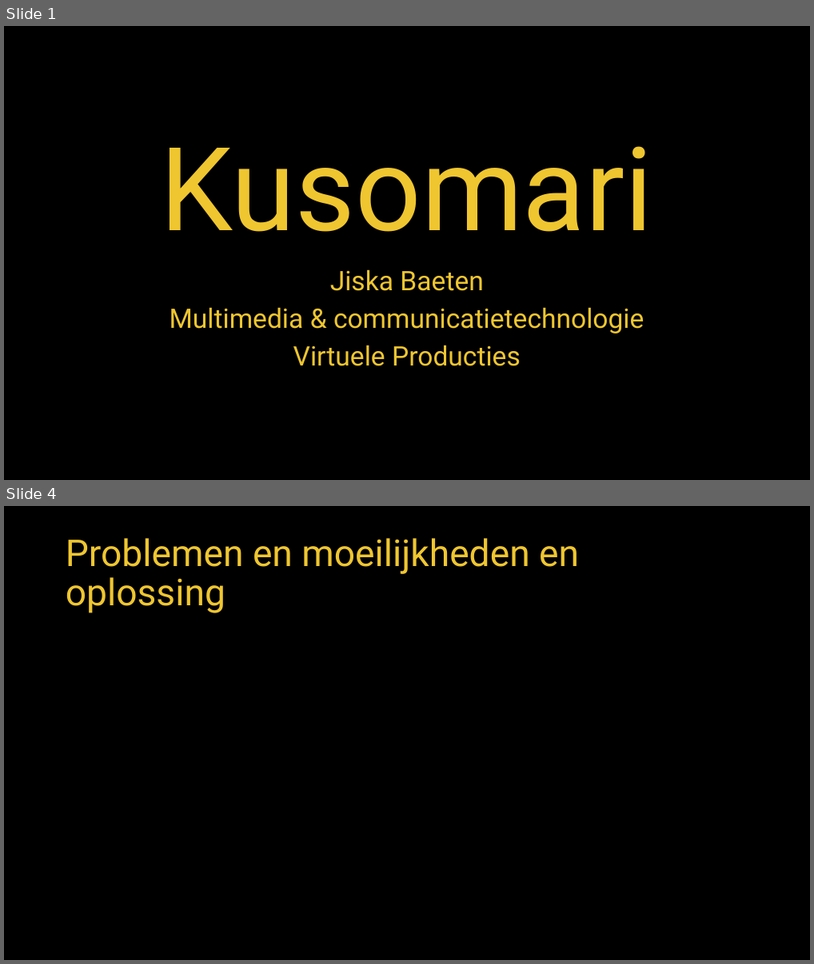
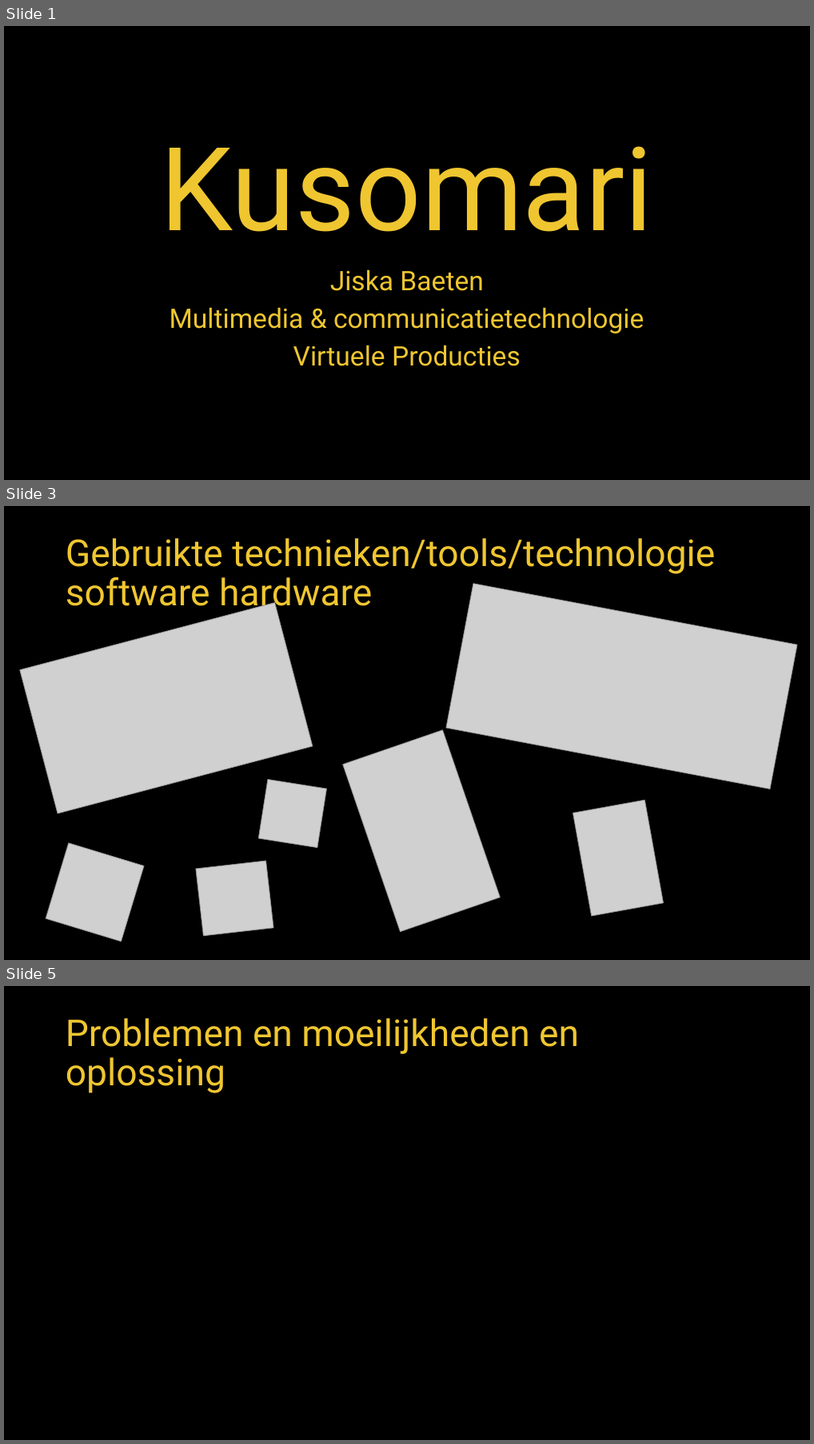
Before and after one commit to JiskaBaeten/EindwerkJB, a slide deck: Kusomari presentatie.pptx. Shown one above the other, each under a label of ours: slides 1 and 4 before the commit, slides 1, 3 and 5 after it; the slides between them are not shown. The pictures are 814x964 and 814x1444 pixels, drawn with LibreOffice and Linux fonts; fonts in the diff are those of the drawing; grey boxes stand for pictures; background and template pictures are left out. Boxes give left, top, right and bottom in pixels: in the first picture for what was removed or moved away, otherwise in the second. Text is boxed around its words. In the diff, an @@ line names an element or a change of style, - is before the commit and + after.

```diff
--- a/Kusomari presentatie.pptx
+++ b/Kusomari presentatie.pptx
@@ slide 3 added at [4,506,810,960], background picture (left out) @@
@@ title added at [66,538,715,615], 44 pt, text #EFC630 @@
+Gebruikte technieken/tools/technologie
+software hardware
@@ picture added at [446,583,798,789] @@
@@ picture added at [20,603,313,813] @@
@@ picture added at [343,729,501,931] @@
@@ picture added at [258,780,327,848] @@
@@ picture added at [573,800,664,916] @@
@@ picture added at [46,843,144,941] @@
@@ picture added at [196,860,274,936] @@
@@ what was slide 4 is now slide 5 @@
```
Also in this commit, not shown: 3 slides changed, 2 other files.
